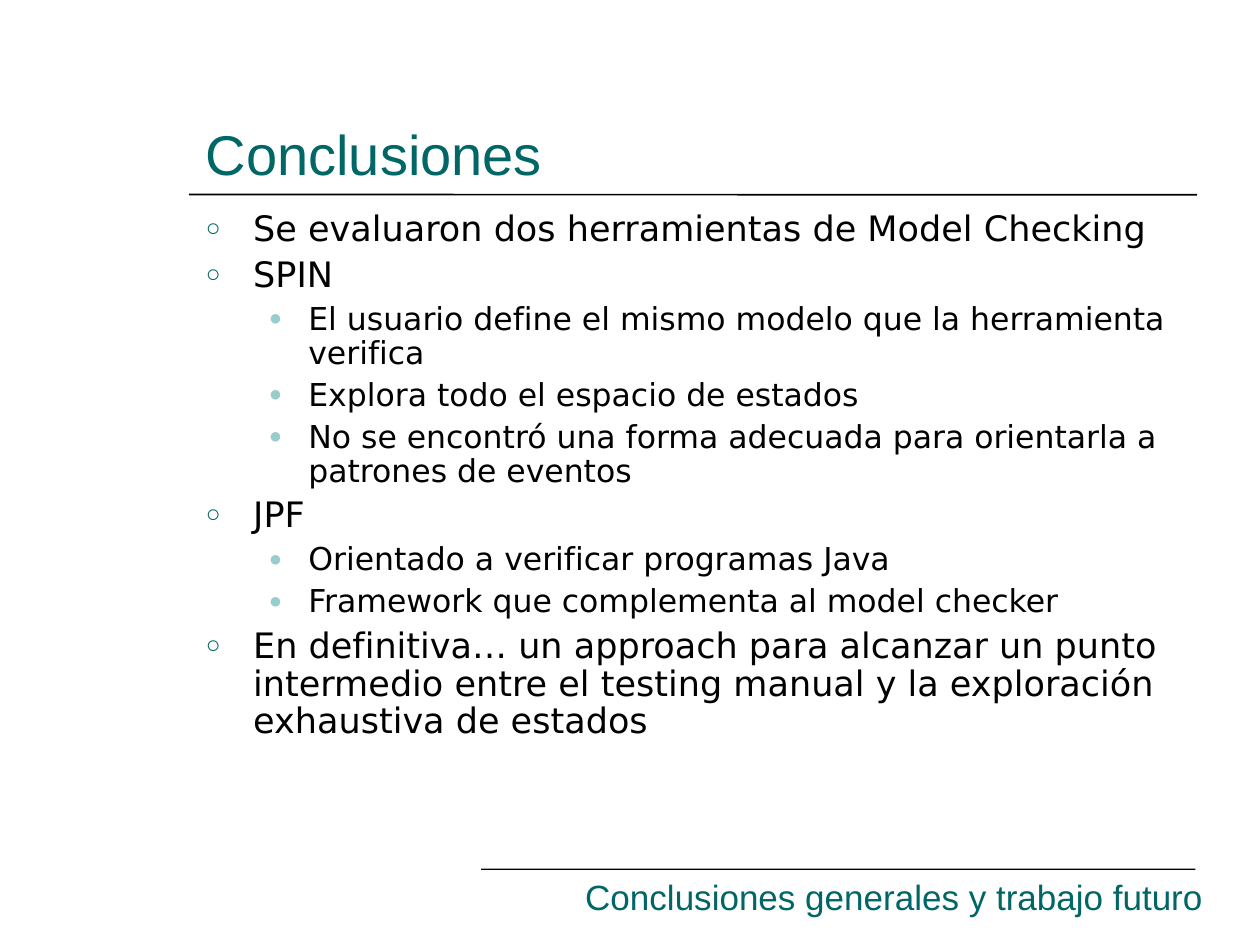
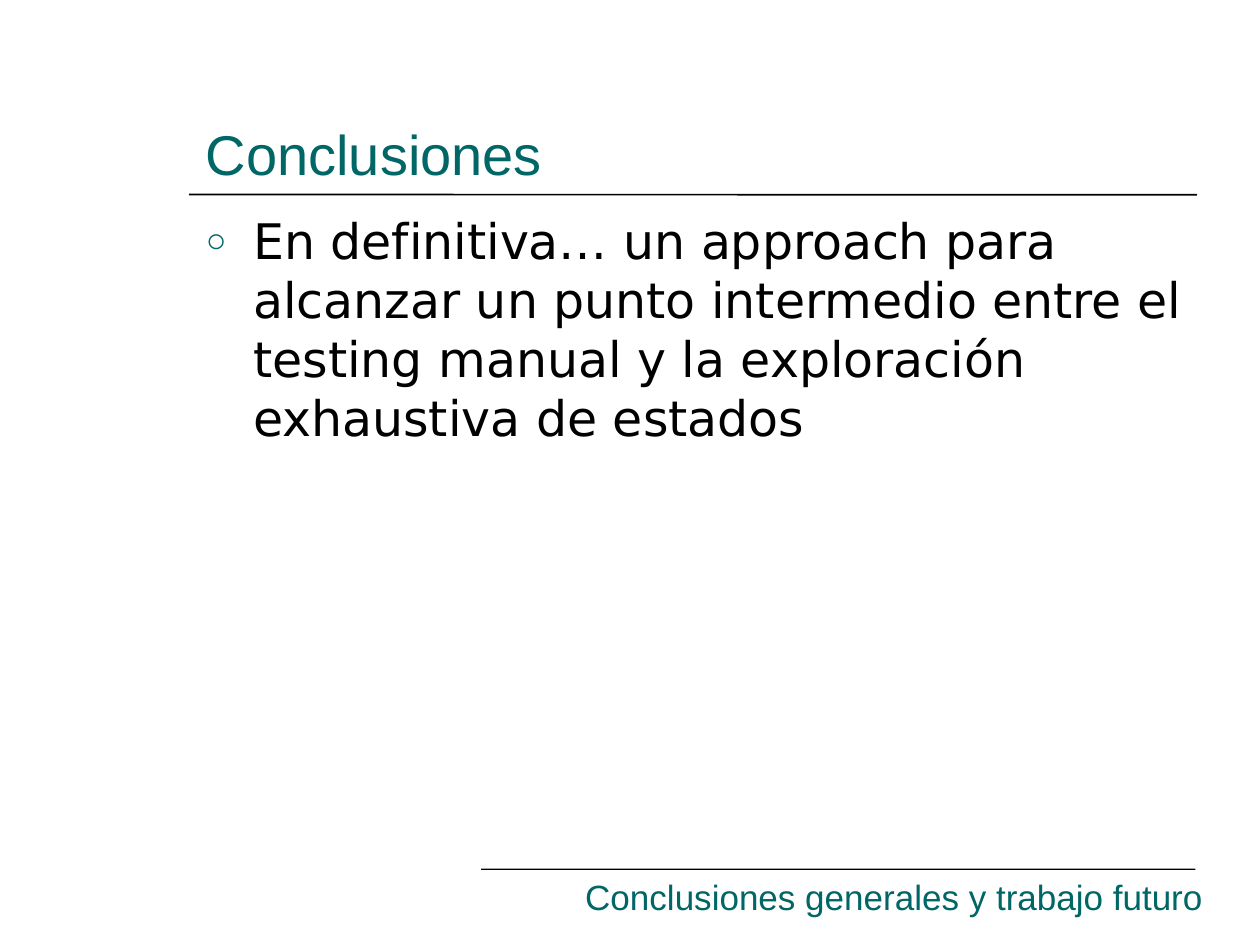
Before and after one commit to hugomelendez/tesis-jpf-2006, a slide deck: slide 43 of tesis-doc/Presentación.ppt (slide 46 before the commit). Drawn at 1260x945 pixels with LibreOffice and Linux fonts; fonts in the diff are those of the drawing. Boxes give left, top, right and bottom in pixels: in the first picture for what was removed or moved away, otherwise in the second. Text is boxed around its words. In the diff, an @@ line names an element or a change of style, - is before the commit and + after.

```diff
--- a/tesis-doc/Presentación.ppt
+++ b/tesis-doc/Presentación.ppt
@@ text "En definitiva… un approach para ..." at [253,221,1182,437]: size 20 to 28 pt; line spacing 0.9 to 1; more space between paragraphs @@
@@ text at [253,214,1164,619]: paragraphs removed @@
-○ Se evaluaron dos herramientas de Model Checking
-○ SPIN
-  ● El usuario define el mismo modelo que la herramienta verifica
-  ● Explora todo el espacio de estados
-  ● No se encontró una forma adecuada para orientarla a patrones de eventos
-○ JPF
-  ● Orientado a verificar programas Java
-  ● Framework que complementa al model checker
```
Also in this commit, not shown: 4 other slides changed, 3 slides removed, 1 other file.
